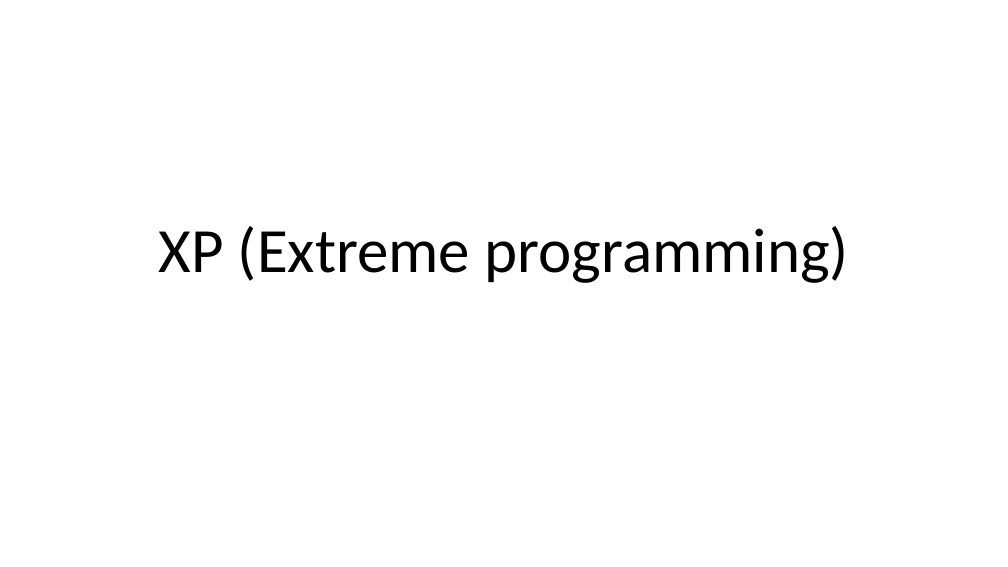
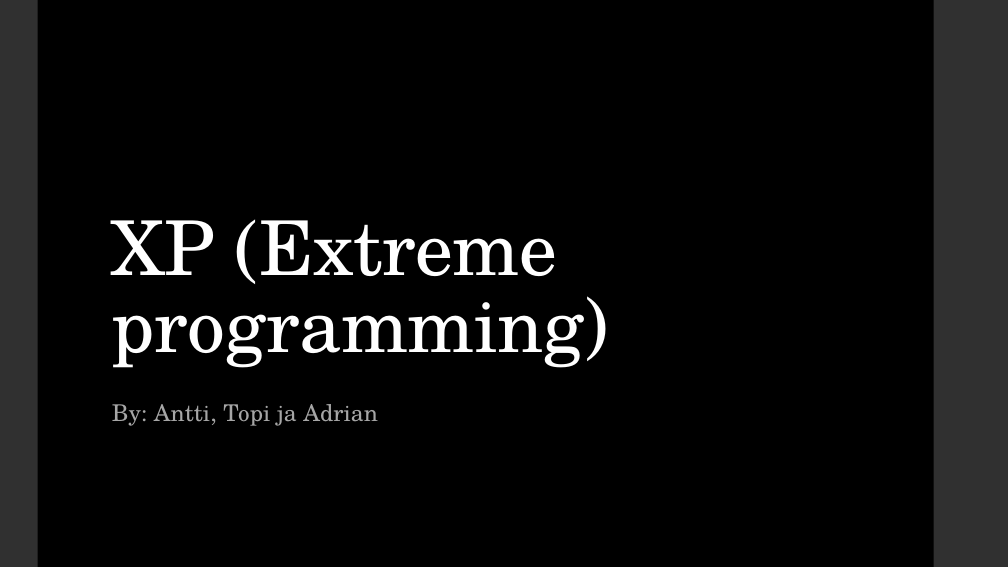
Before and after one commit to vesipeto22/ryhmatyo, a slide deck: slide 1 of Ryhmatyo.pptx. Drawn at 1008x567 pixels with LibreOffice and Linux fonts; fonts in the diff are those of the drawing. Boxes give left, top, right and bottom in pixels: in the first picture for what was removed or moved away, otherwise in the second. Text is boxed around its words. In the diff, an @@ line names an element or a change of style, - is before the commit and + after.

```diff
--- a/Ryhmatyo.pptx
+++ b/Ryhmatyo.pptx
@@ background #FFFFFF to #000000 @@
@@ rectangle added at (x1=0, y1=0, x2=38, y2=567), fill #303030 @@
@@ rectangle added at (x1=934, y1=0, x2=1008, y2=567), fill #303030 @@
@@ title "XP (Extreme programming)" moved from (x1=158, y1=226, x2=849, y2=283) to (x1=112, y1=219, x2=609, y2=368) @@
@@ title "XP (Extreme programming)" at (x1=112, y1=219, x2=609, y2=368): size 60 to 72 pt, font Calibri to TeX Gyre Schola, text colour #000000 to #FFFFFF, letter spacing 0 to -0.5 pt; alignment centre to left; line spacing 0.9 to 0.85 @@
@@ subtitle added at (x1=112, y1=404, x2=378, y2=426), 22 pt, text #A6A6A6 @@
+By: Antti, Topi ja Adrian
```
Also in this commit, not shown: 7 slides added.
